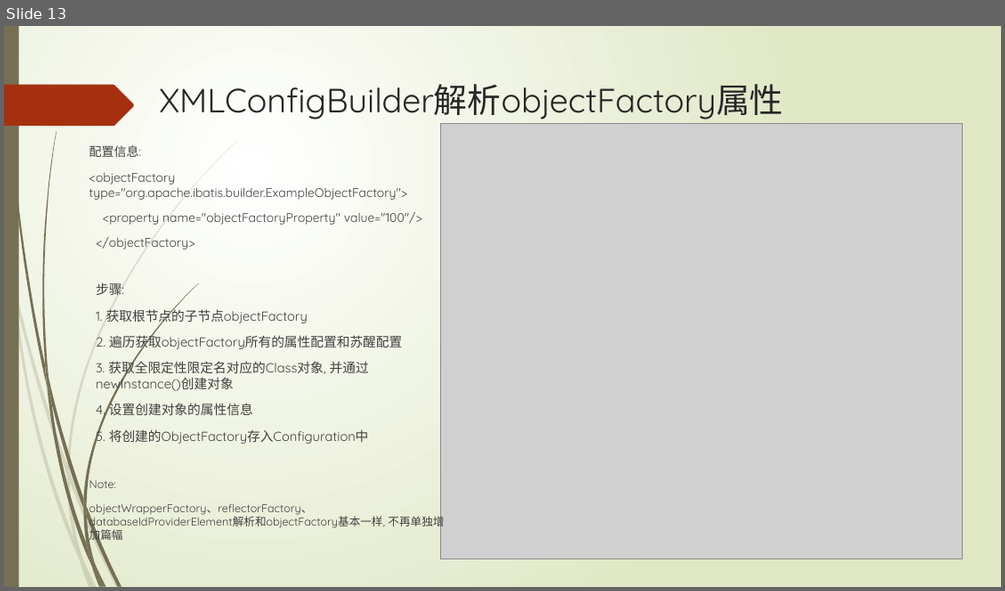
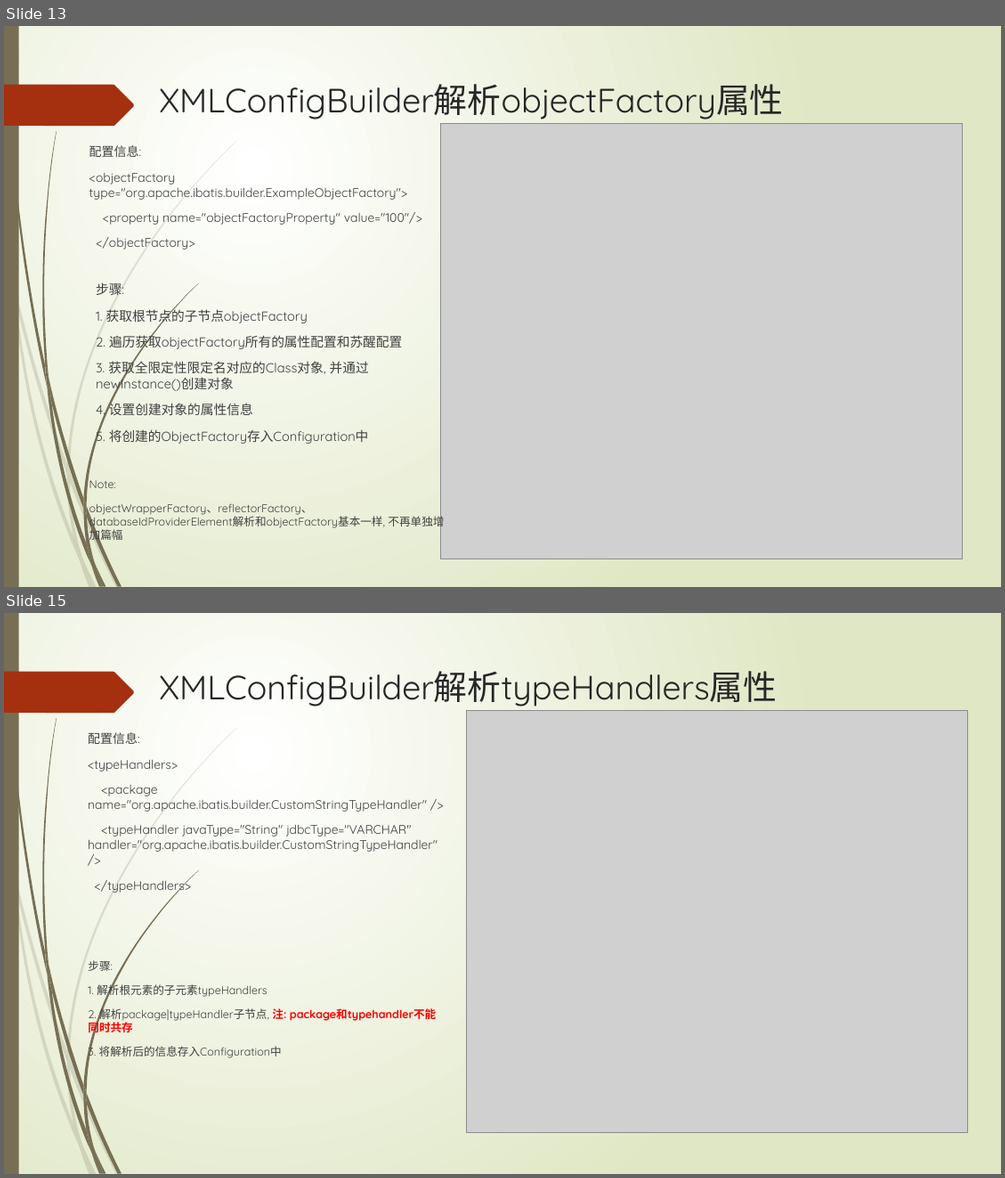
Before and after one commit to ityongman/Source_code_from-entry_to_giveup, a slide deck: mybatis/mybatis 之 SqlSession v1.0 (一).pptx. Shown one above the other, each under a label of ours: slide 13 before the commit, slides 13 and 15 after it; the slides between them are not shown. The pictures are 1005x591 and 1005x1178 pixels, drawn with LibreOffice and Linux fonts; fonts in the diff are those of the drawing; grey boxes stand for pictures. Boxes give left, top, right and bottom in pixels: in the first picture for what was removed or moved away, otherwise in the second. Text is boxed around its words. In the diff, an @@ line names an element or a change of style, - is before the commit and + after.

Commit message:
新增mybatis的typeHandler和mappers解析流程

```diff
--- a/mybatis/mybatis 之 SqlSession v1.0 (一).pptx
+++ b/mybatis/mybatis 之 SqlSession v1.0 (一).pptx
@@ slide 15 added at (4, 613, 1001, 1174), background gradient #FFFFFF to #DFE8C4; not listed: 24 template elements that a slide beside it also shows @@
@@ title added at (159, 671, 777, 706), 32.4 pt, text #262626 @@
+XMLConfigBuilder解析typeHandlers属性
@@ picture added at (466, 710, 968, 1133) @@
@@ text added at (88, 732, 437, 893), 12 pt, text #404040 @@
+配置信息:
+<typeHandlers>
+<package name="org.apache.ibatis.builder.CustomStringTypeHandler" />
+<typeHandler javaType="String" jdbcType="VARCHAR" handler="org.apache.ibatis.builder.CustomStringTypeHandler"/>
+</typeHandlers>
@@ text added at (88, 960, 286, 1059), 10.8 pt, text #404040 @@
+步骤:
+1. 解析根元素的子元素typeHandlers
+2. 解析package|typeHandler子节点, 注: package和typehandler不能同时共存
+3. 将解析后的信息存入Configuration中
```
Also in this commit, not shown: 1 slide changed, 1 other slide added, 2 other files.
